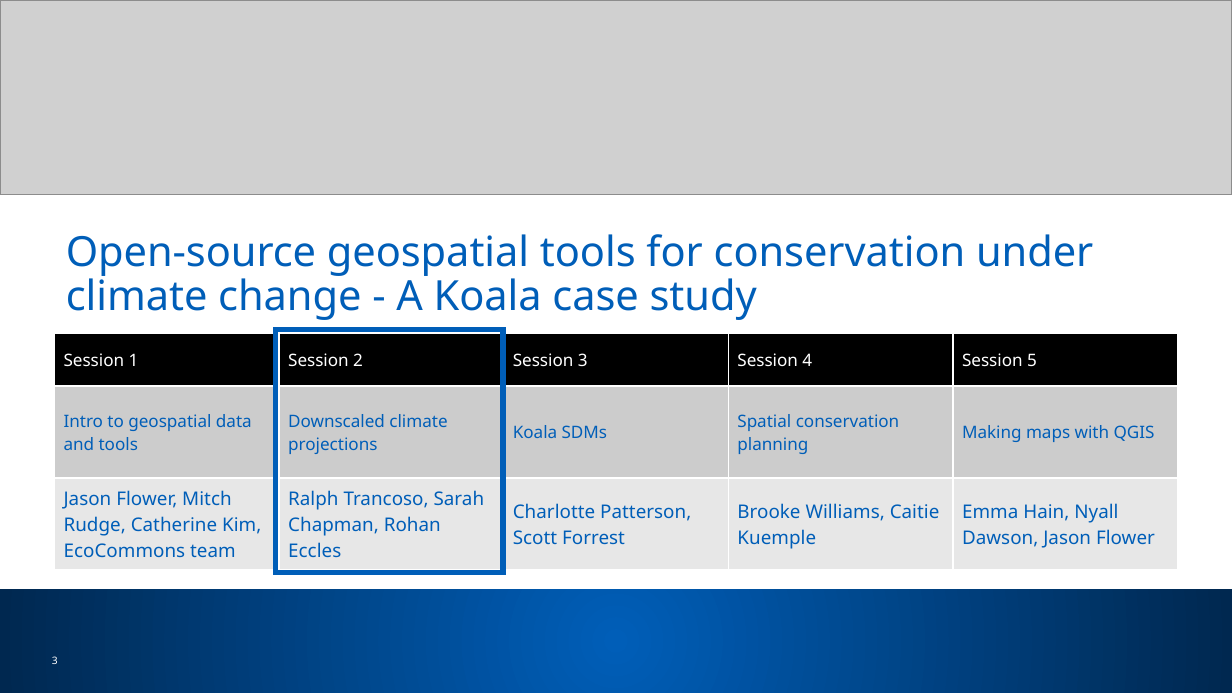
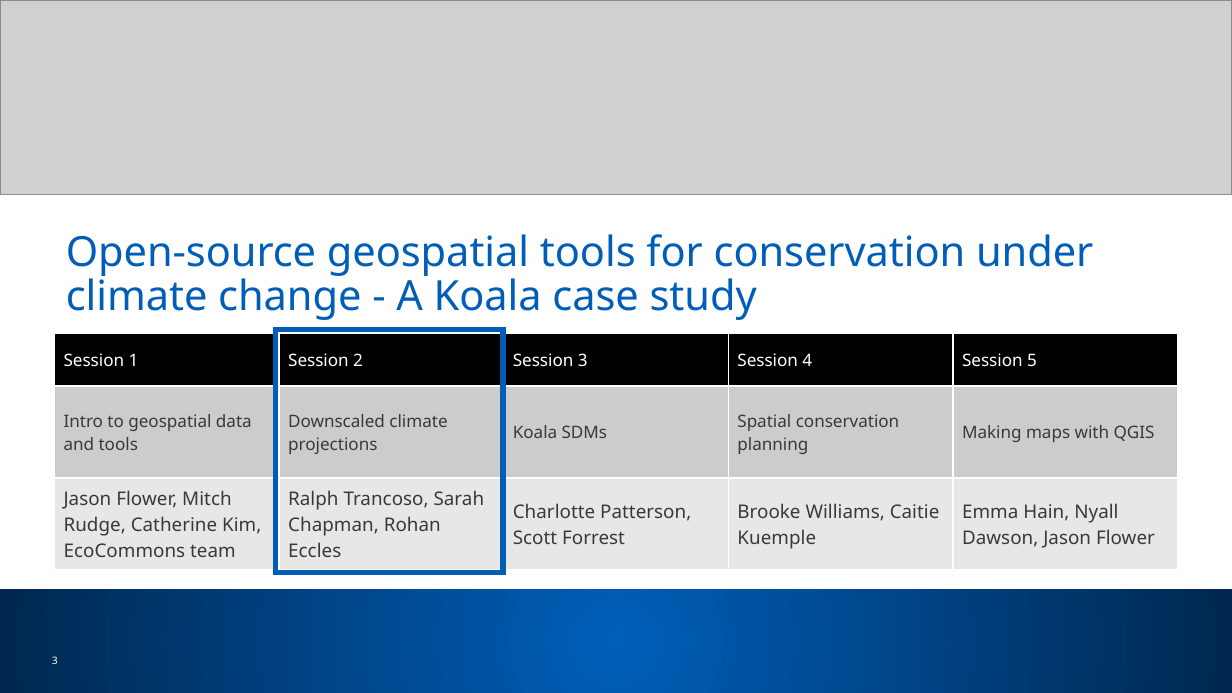
Before and after one commit to sdesrosiers1989/ICCB_Projections, a slide deck: slide 4 of ICCB2025_Session2_ClimateProjections.pptx. Drawn at 1232x693 pixels with LibreOffice and Linux fonts; fonts in the diff are those of the drawing; grey boxes stand for pictures; background and template pictures are left out. Boxes give left, top, right and bottom in pixels: in the first picture for what was removed or moved away, otherwise in the second. Text is boxed around its words. In the diff, an @@ line names an element or a change of style, - is before the commit and + after.

Commit message:
PPT update

```diff
--- a/ICCB2025_Session2_ClimateProjections.pptx
+++ b/ICCB2025_Session2_ClimateProjections.pptx
@@ table at [54, 333, 1175, 570] @@
@@ text colour #005EB8 to #3B3838 in "Intro to geospatial data and tools", "Downscaled climate projections", "Koala SDMs", "Spatial conservation planning" and 6 more places @@
```
Also in this commit, not shown: 22 other slides changed.
